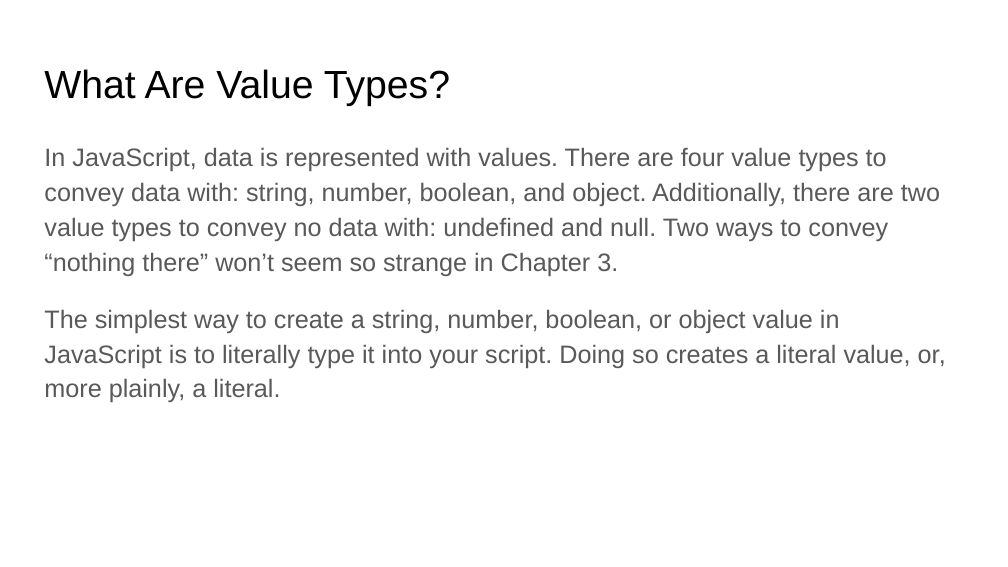
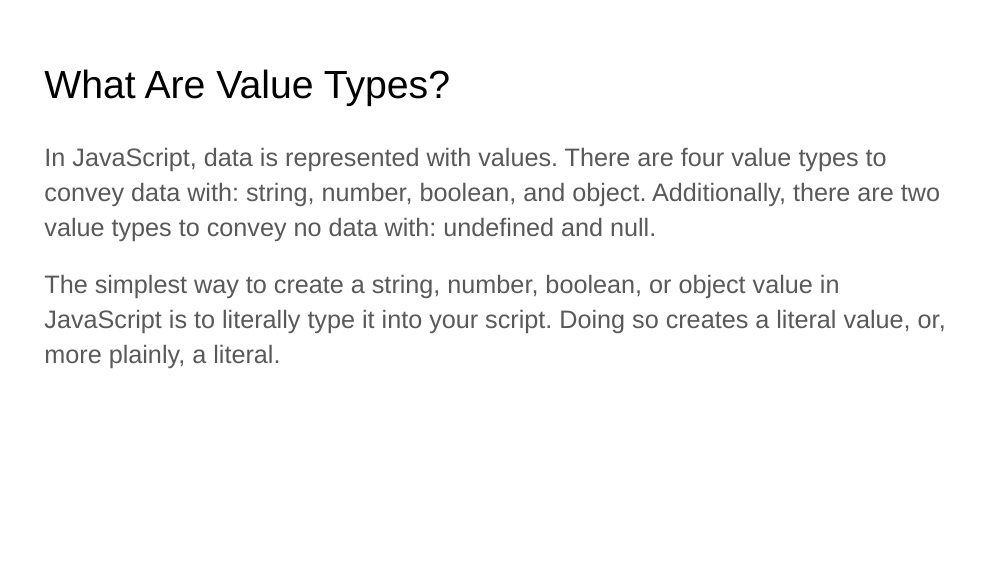
Before and after one commit to ng-peter/EQ_Javascript_L1, a slide deck: slide 6 of Javascript - WK02.pptx. Drawn at 1008x567 pixels with LibreOffice and Linux fonts; fonts in the diff are those of the drawing. Boxes give left, top, right and bottom in pixels: in the first picture for what was removed or moved away, otherwise in the second. Text is boxed around its words. In the diff, an @@ line names an element or a change of style, - is before the commit and + after.

```diff
--- a/Javascript - WK02.pptx
+++ b/Javascript - WK02.pptx
@@ text at [44,147,940,241]: text changed @@
-In JavaScript, data is represented with values. There are four value types to convey data with: string, number, boolean, and object. Additionally, there are two value types to convey no data with: undefined and null. Two ways to convey “nothing there” won’t seem so strange in Chapter 3.
+In JavaScript, data is represented with values. There are four value types to convey data with: string, number, boolean, and object. Additionally, there are two value types to convey no data with: undefined and null.
```
